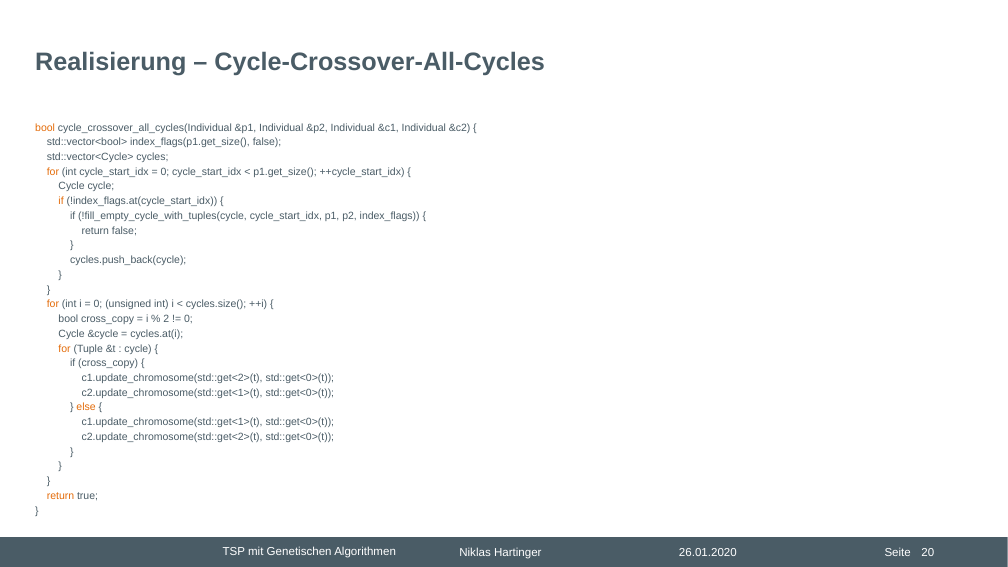
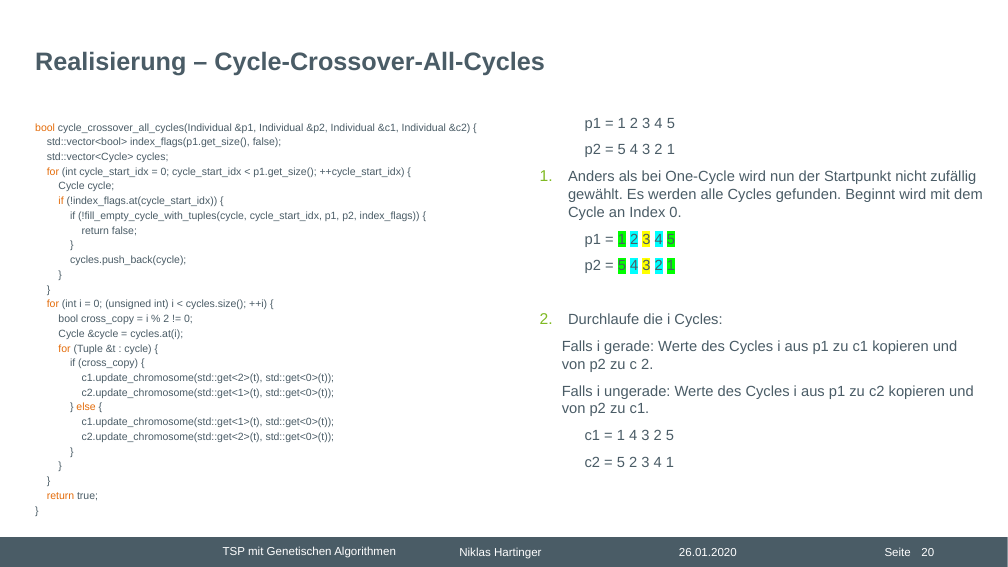
Before and after one commit to nhrt/Genetic-Algorithms, a slide deck: slide 20 of Projektvortrag/Präsentation Projektvortrag.pptx. Drawn at 1008x567 pixels with LibreOffice and Linux fonts; fonts in the diff are those of the drawing; background and template pictures are left out. Boxes give left, top, right and bottom in pixels: in the first picture for what was removed or moved away, otherwise in the second. Text is boxed around its words. In the diff, an @@ line names an element or a change of style, - is before the commit and + after.

```diff
--- a/Projektvortrag/Präsentation Projektvortrag.pptx
+++ b/Projektvortrag/Präsentation Projektvortrag.pptx
@@ text added at [540, 118, 983, 467], 14 pt, text #4A5C66 @@
+    p1 = 1 2 3 4 5
+    p2 = 5 4 3 2 1
+1. Anders als bei One-Cycle wird nun der Startpunkt nicht zufällig gewählt. Es werden alle Cycles gefunden. Beginnt wird mit dem Cycle an Index 0.
+    p1 = 1 2 3 4 5
+    p2 = 5 4 3 2 1
+2. Durchlaufe die i Cycles:
+  Falls i gerade: Werte des Cycles i aus p1 zu c1 kopieren und von p2 zu c 2.
+  Falls i ungerade: Werte des Cycles i aus p1 zu c2 kopieren und von p2 zu c1.
+    c1 = 1 4 3 2 5
+    c2 = 5 2 3 4 1
```
Also in this commit, not shown: 1 other slide changed.
